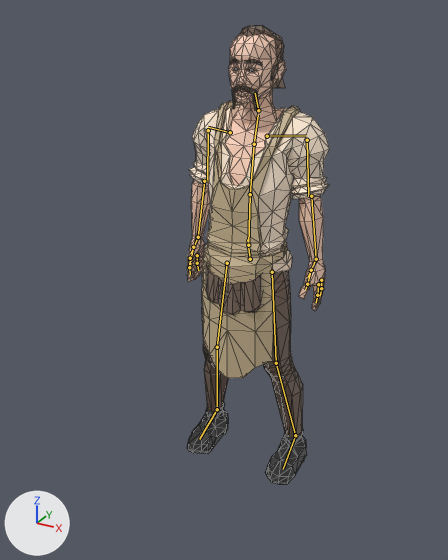
Before and after pictures for a commit that changed the Blender file resources/blender/lp_peasant_1.blend.
Before and after are seen from a 50 mm lens placed at (1.001, -2.06, 1.826), pointed at (-0.098, -0.061, 0.826). Lighting does not change. The marker at lower left points along +X, +Y and +Z. The picture after the commit comes second. Both versions are drawn at frame 10 of the action 'Run'; the numbers are the values there. The bones that bend it are drawn over the model as lines. Mesh edges are drawn as thin lines.

Names of what the first picture shows: 'peasant_1'.
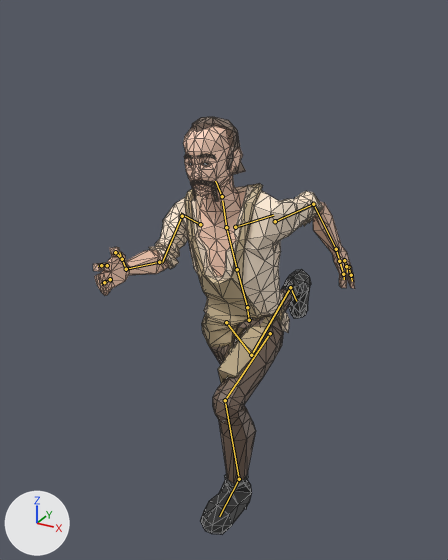
Boxes [x1, y1, x2, y2] around the edits, measured in the pictures (448 x 560 px):
'peasant_1', posed (84% wider, 9% shorter)
    before: [187, 25, 329, 484]
    after: [93, 117, 355, 534]
bone 'Root', root to tip
    before: (250, 259) to (247, 239)
    after: (249, 320) to (246, 303)
bone 'Spine_01', root to tip
    before: (248, 245) to (250, 194)
    after: (247, 307) to (237, 269)
bone 'Spine_02', root to tip
    before: (250, 194) to (254, 144)
    after: (237, 269) to (226, 227)
bone 'Neck_01', root to tip
    before: (258, 110) to (255, 93)
    after: (222, 196) to (215, 181)
bone 'Upperarm_L', root to tip
    before: (307, 140) to (308, 196)
    after: (275, 221) to (311, 205)
bone 'Lowerarm_L', root to tip
    before: (311, 196) to (316, 259)
    after: (313, 204) to (336, 249)
bone 'Upperarm_R', root to tip
    before: (208, 130) to (207, 181)
    after: (182, 216) to (162, 263)
bone 'Lowerarm_R', root to tip
    before: (204, 181) to (198, 237)
    after: (159, 262) to (126, 269)
bone 'Thigh_L', root to tip
    before: (272, 272) to (276, 363)
    after: (270, 333) to (225, 400)
bone 'Calf_L', root to tip
    before: (276, 363) to (295, 435)
    after: (225, 400) to (239, 479)
bone 'Foot_L', root to tip
    before: (295, 435) to (283, 469)
    after: (239, 479) to (219, 516)
bone 'Thigh_R', root to tip
    before: (227, 263) to (217, 347)
    after: (226, 322) to (251, 355)
bone 'Calf_R', root to tip
    before: (217, 347) to (217, 409)
    after: (251, 355) to (290, 287)

Edits to the bpy script that builds the scene:
```text
Change bone_root:
    where bone_root = bpy.data.objects['root'].pose.bones['Root']
    bone_root.location: (0.0, 0.0, 0.0) -> (0.0, -0.26, -0.071)
Change bone_spine_01:
    where bone_spine_01 = bpy.data.objects['root'].pose.bones['Spine_01']  # child of 'Root'
    bone_spine_01.rotation_quaternion: (1.0, 0.0, 0.0, 0.0) -> (0.983, -0.18, -0.016, -0.035)  # degrees (0, 0, 0) -> degrees (-21, -3, -4)
Change bone_spine_02:
    where bone_spine_02 = bpy.data.objects['root'].pose.bones['Spine_02']  # child of 'Spine_01'
    bone_spine_02.rotation_quaternion: (1.0, 0.0, 0.0, 0.0) -> (1.0, -0.001, 0.006, -0.025)  # degrees (0, 0, 0) -> degrees (0, 1, -3)
Change bone_neck_01:
    where bone_neck_01 = bpy.data.objects['root'].pose.bones['Neck_01']  # child of 'Spine_03'
    bone_neck_01.rotation_quaternion: (1.0, 0.005, 0.0, 0.0) -> (0.987, 0.16, 0.011, 0.002)  # degrees (1, 0, 0) -> degrees (18, 1, 0)
Change bone_upperarm_l:
    where bone_upperarm_l = bpy.data.objects['root'].pose.bones['Upperarm_L']  # child of 'Clavicle_L'
    bone_upperarm_l.rotation_quaternion: (0.754, 0.0, 0.023, 0.657) -> (0.75, 0.454, 0.308, 0.369)  # degrees (2, 2, 82) -> degrees (66, 7, 57)
Change bone_lowerarm_l:
    where bone_lowerarm_l = bpy.data.objects['root'].pose.bones['Lowerarm_L']  # child of 'Upperarm_L'
    bone_lowerarm_l.rotation_quaternion: (1.0, 0.0, 0.0, 0.0) -> (0.838, -0.401, -0.184, 0.322)  # degrees (0, 0, 0) -> degrees (-52, -3, 43)
Change bone_upperarm_r:
    where bone_upperarm_r = bpy.data.objects['root'].pose.bones['Upperarm_R']  # child of 'Clavicle_R'
    bone_upperarm_r.rotation_quaternion: (0.751, 0.0, -0.028, -0.66) -> (0.629, -0.386, 0.373, -0.562)  # degrees (2, -2, -83) -> degrees (-65, 2, -85)
Change bone_lowerarm_r:
    where bone_lowerarm_r = bpy.data.objects['root'].pose.bones['Lowerarm_R']  # child of 'Upperarm_R'
    bone_lowerarm_r.rotation_quaternion: (1.0, 0.0, 0.0, 0.0) -> (0.87, -0.465, 0.027, -0.163)  # degrees (0, 0, 0) -> degrees (-55, -6, -18)
Change bone_thigh_l:
    where bone_thigh_l = bpy.data.objects['root'].pose.bones['Thigh_L']  # child of 'Root'
    bone_thigh_l.rotation_quaternion: (1.0, 0.0, 0.0, 0.0) -> (0.796, -0.605, -0.003, 0.014)  # degrees (0, 0, 0) -> degrees (-74, 1, 2)
Change bone_calf_l:
    where bone_calf_l = bpy.data.objects['root'].pose.bones['Calf_L']  # child of 'Thigh_L'
    bone_calf_l.rotation_quaternion: (1.0, 0.0, 0.0, 0.0) -> (0.795, 0.571, 0.157, 0.133)  # degrees (0, 0, 0) -> degrees (73, 6, 23)
Change bone_foot_l:
    where bone_foot_l = bpy.data.objects['root'].pose.bones['Foot_L']  # child of 'Calf_L'
    bone_foot_l.rotation_quaternion: (1.0, 0.0, 0.0, 0.0) -> (0.987, 0.0, 0.009, -0.161)  # degrees (0, 0, 0) -> degrees (0, 1, -18)
Change bone_thigh_r:
    where bone_thigh_r = bpy.data.objects['root'].pose.bones['Thigh_R']  # child of 'Root'
    bone_thigh_r.rotation_quaternion: (1.0, 0.0, 0.0, 0.0) -> (0.928, 0.372, 0.018, -0.021)  # degrees (0, 0, 0) -> degrees (44, 3, -1)
Change bone_calf_r:
    where bone_calf_r = bpy.data.objects['root'].pose.bones['Calf_R']  # child of 'Thigh_R'
    bone_calf_r.rotation_quaternion: (1.0, 0.0, 0.0, 0.0) -> (0.858, 0.514, -0.003, -0.007)  # degrees (0, 0, 0) -> degrees (62, 0, -1)
```
